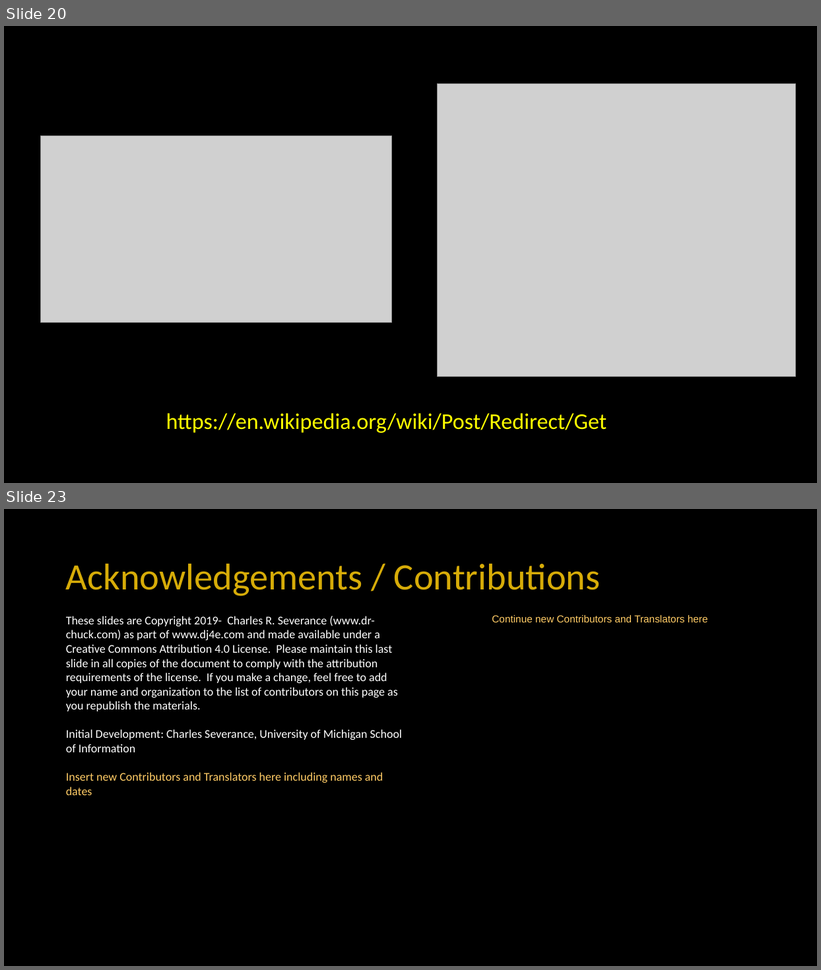
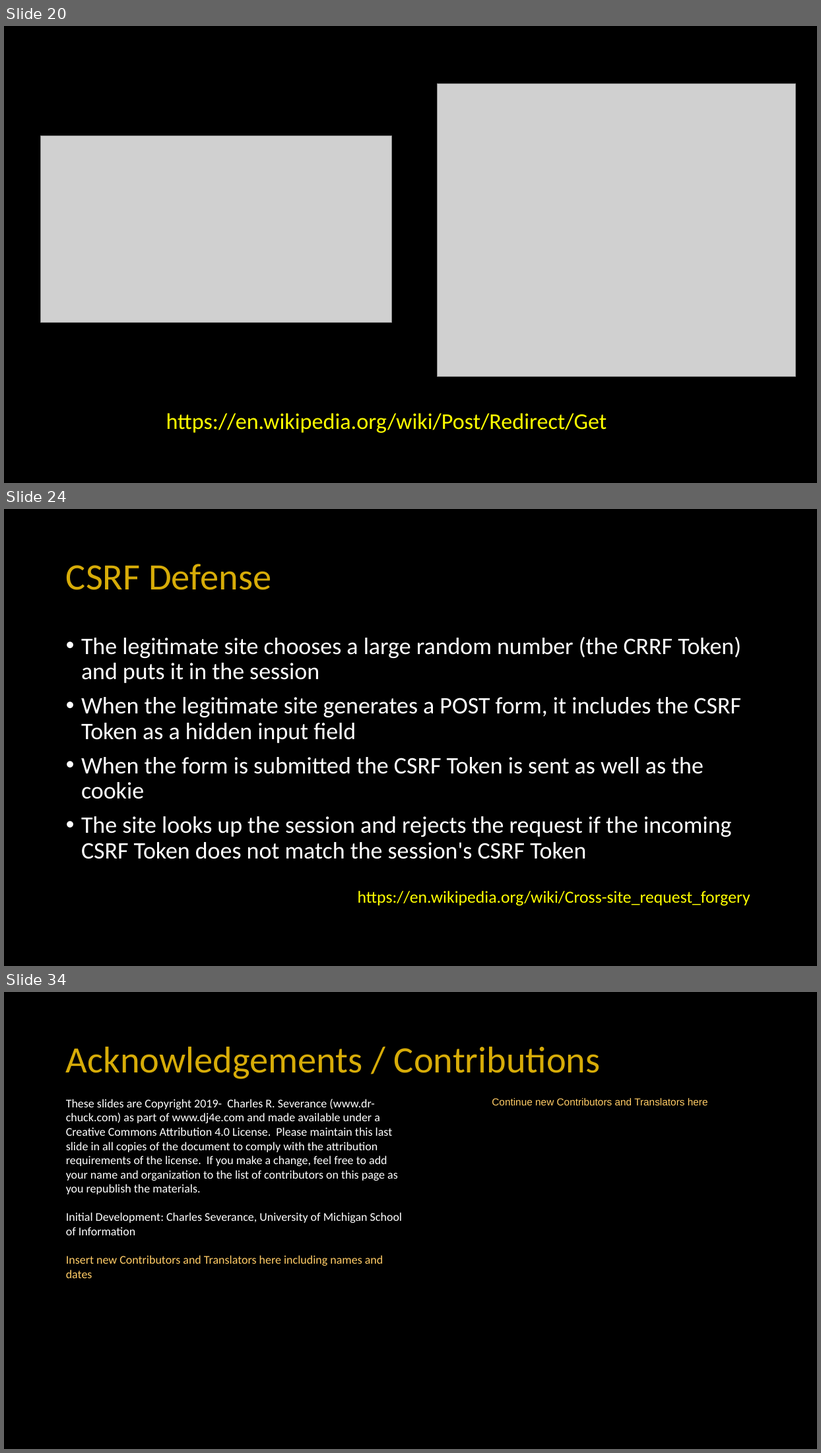
Before and after one commit to csev/dj4e, a slide deck: lectures/DJ-07-Forms.pptx. Shown one above the other, each under a label of ours: slides 20 and 23 before the commit, slides 20, 24 and 34 after it; the slides between them are not shown. The pictures are 821x970 and 821x1453 pixels, drawn with LibreOffice and Linux fonts; fonts in the diff are those of the drawing; grey boxes stand for pictures. Boxes give left, top, right and bottom in pixels: in the first picture for what was removed or moved away, otherwise in the second. Text is boxed around its words. In the diff, an @@ line names an element or a change of style, - is before the commit and + after.

```diff
--- a/lectures/DJ-07-Forms.pptx
+++ b/lectures/DJ-07-Forms.pptx
@@ slide 24 added at (4,509,817,966), background #000000 @@
@@ title added at (66,564,271,590), 44 pt, text #D7AC08 @@
+CSRF Defense
@@ text added at (81,637,741,859), 28 pt, text #FFFFFF @@
+• The legitimate site chooses a large random number (the CRRF Token) and puts it in the session
+• When the legitimate site generates a POST form, it includes the CSRF Token as a hidden input field
+• When the form is submitted the CSRF Token is sent as well as the cookie
+• The site looks up the session and rejects the request if the incoming CSRF Token does not match the session's CSRF Token
@@ text added at (358,891,750,906), 20 pt, text #FFFF00 @@
+https://en.wikipedia.org/wiki/Cross-site_request_forgery
@@ what was slide 23 is now slide 34 @@
```
Also in this commit, not shown: 6 slides changed, 11 other slides added, 1 slide removed, 1 other file.
